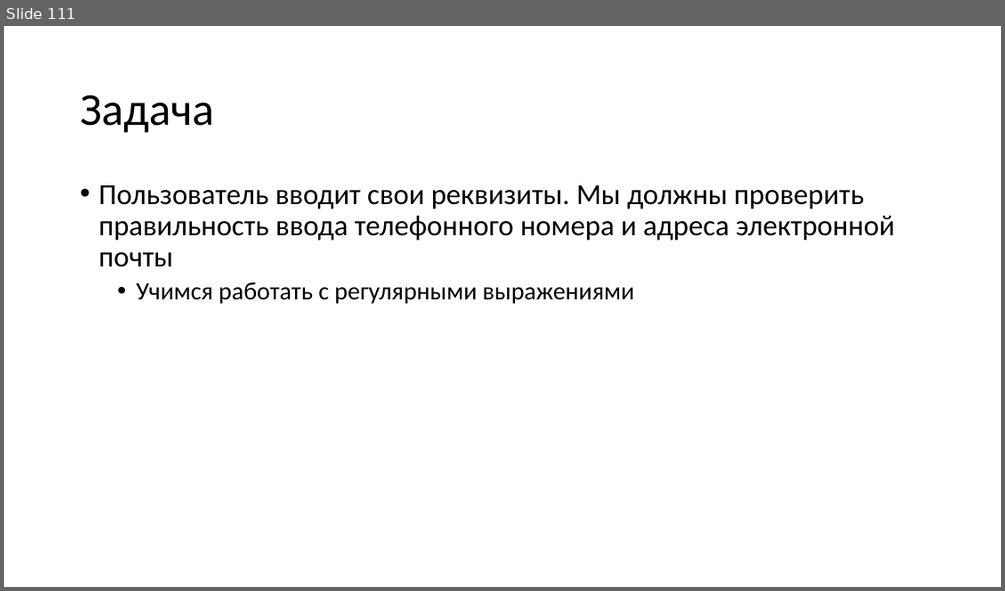
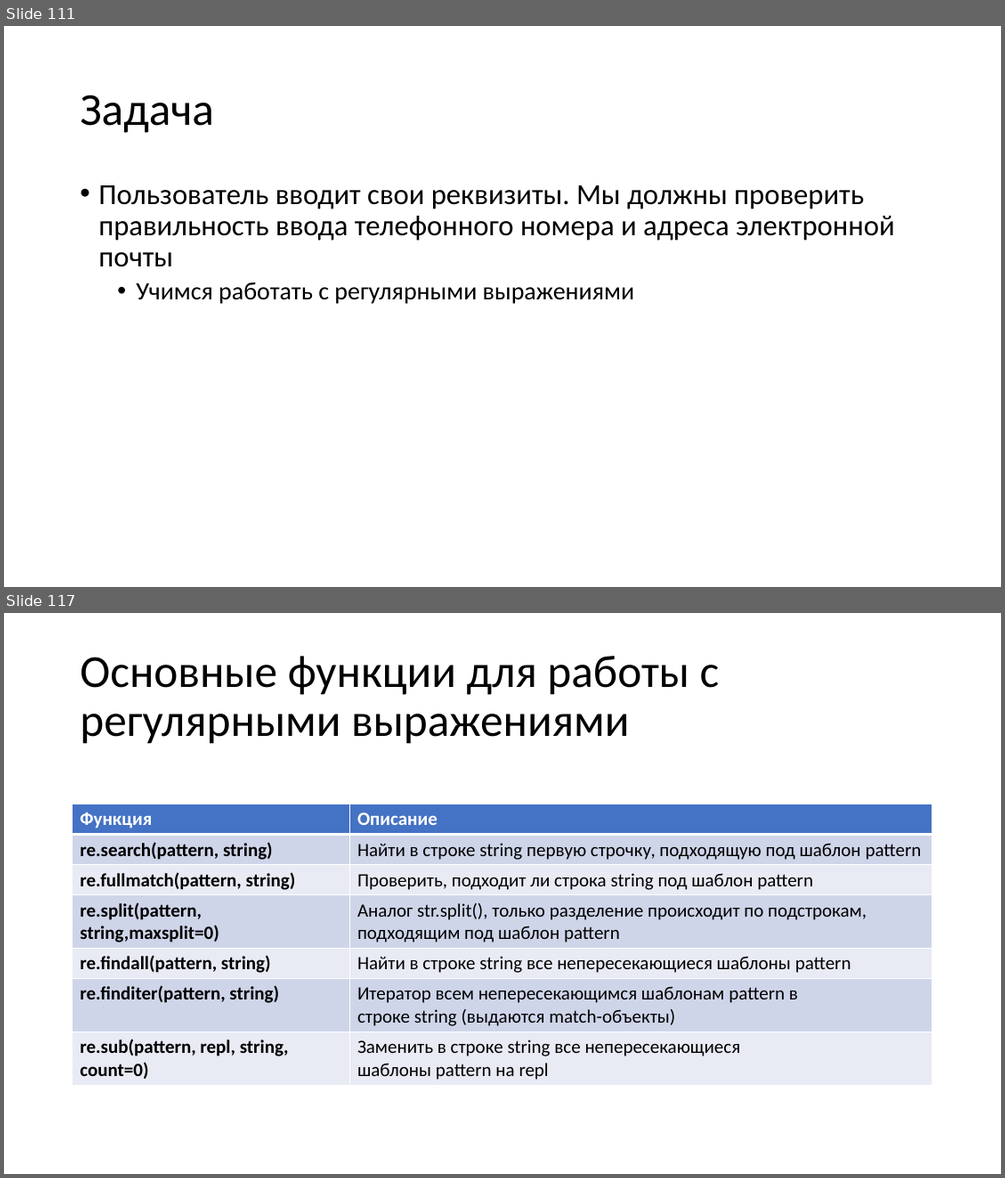
Before and after one commit to paveltsytovich/telegram-course, a slide deck: Presentation/Разработка ботов для телеграмм на Python.pptx. Shown one above the other, each under a label of ours: slide 111 before the commit, slides 111 and 117 after it; the slides between them are not shown. The pictures are 1005x591 and 1005x1178 pixels, drawn with LibreOffice and Linux fonts; fonts in the diff are those of the drawing. Boxes give left, top, right and bottom in pixels: in the first picture for what was removed or moved away, otherwise in the second. Text is boxed around its words. In the diff, an @@ line names an element or a change of style, - is before the commit and + after.

Commit message:
Регулярные выражения

```diff
--- a/Presentation/Разработка ботов для телеграмм на Python.pptx
+++ b/Presentation/Разработка ботов для телеграмм на Python.pptx
@@ slide 117 added at [4,613,1001,1174], background #FFFFFF @@
@@ title added at [80,656,720,744], 44 pt, text #000000 @@
+Основные функции для работы с регулярными выражениями
@@ table added at [73,804,933,1083], 7 rows, 2 columns @@
+Функция | Описание
+re.search(pattern, string) | Найти в строке string первую строчку, подходящую под шаблон pattern
+re.fullmatch(pattern, string) | Проверить, подходит ли строка string под шаблон pattern
+re.split(pattern, string,maxsplit=0) | Аналог str.split(), только разделение происходит по подстрокам, подходящим под шаблон pattern
+re.findall(pattern, string) | Найти в строке string все непересекающиеся шаблоны pattern
+re.finditer(pattern, string) | Итератор всем непересекающимся шаблонам pattern в строке string (выдаются match-объекты)
+re.sub(pattern, repl, string, count=0) | Заменить в строке string все непересекающиеся шаблоны pattern на repl
```
Also in this commit, not shown: 11 other slides added, 1 other file.
